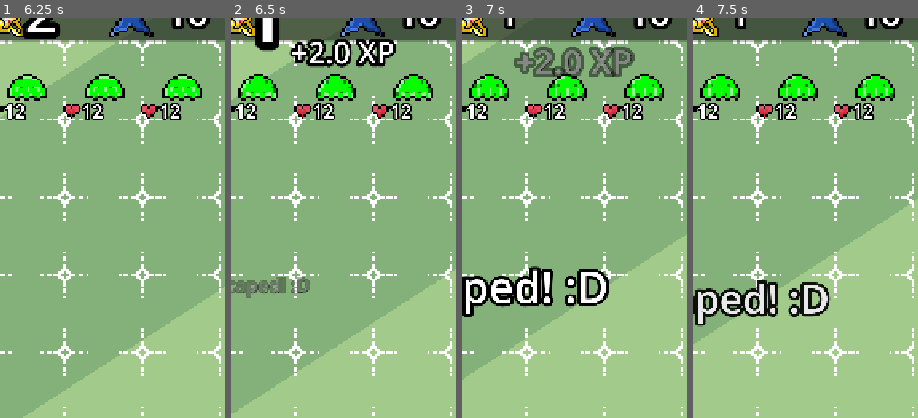
Above: before the commit, frames 1-4 (left to right).
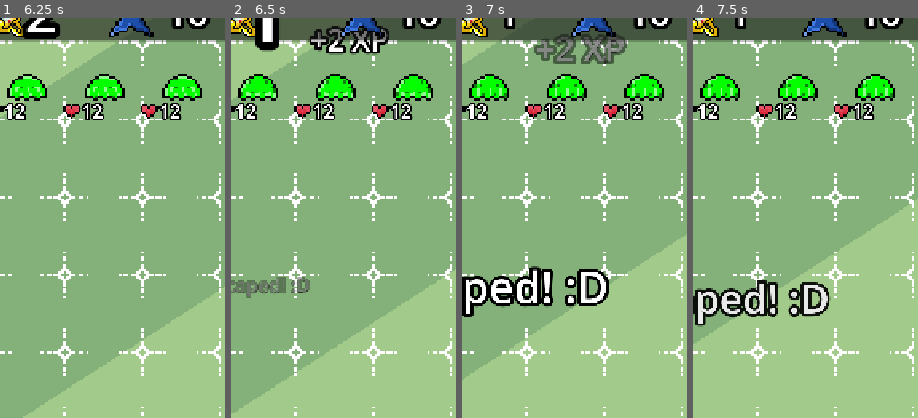
Above: after the commit, the same moments.

Repository: Nano95/project_RUNES
Game: Godot game, scene res://Scenes/Main.tscn
Same seed, same stepped clock (60 frames per second), same inputs: the game is played once before the commit and once after it.
Inputs (mouse positions are % of the whole screen's width and height, from its top left):
- Up to frame 1 (6.25 s): click "+" at 0.5 s; click "+" at 1.25 s; click "+" at 2 s; click "+" at 2.75 s; click (58, 59) at 3.5 s; click "Fight!" at 4.25 s; click "Let's go!" at 5 s; click "<-" at 5.75 s
- Up to frame 2 (6.5 s): no input
- Up to frame 3 (7 s): click (16, 23) at 6.5 s
- Up to frame 4 (7.5 s): click (33, 23) at 7.27 s
The pictures show only the part of the screen within x 44-94%, y 15-65%; the shares and areas given below are measured in that part.

Frame 1 is identical in both runs. In frame 2, 3.0% of the frame differs, in the area x 25-74%, y 2-13%; in frame 3, 3.6%, in the area x 23-77%, y 4-15%; in frame 4, nothing differs.

Commit message:
Floating label on heal and added electric runes and pattern

Diff:
--- a/Scripts/FloatingLabel.gd
+++ b/Scripts/FloatingLabel.gd
@@ -1,8 +1,11 @@
 extends Control
 
-func show_label(amount: float) -> void:
+func set_color(color:Color) -> void:
+	$Label.self_modulate = color
+
+func show_label(lbl_text:String, amount: float) -> void:
 	z_index = 10
-	$Label.text = "+" + str(amount) + " XP"
+	$Label.text = lbl_text
 
 	# Start small and slightly below the monster
 	var starting_position = global_position
@@ -16,7 +19,7 @@
 		.set_ease(Tween.EASE_OUT)
 
 	# --- FLOAT UP ---
-	tween.parallel().tween_property(self, "global_position", starting_position + Vector2(0.0, 20), 0.85)\
+	tween.parallel().tween_property(self, "global_position", starting_position + Vector2(0.0, amount), 0.85)\
 		.set_trans(Tween.TRANS_SINE)\
 		.set_ease(Tween.EASE_OUT)
 
--- a/Scripts/GameController.gd
+++ b/Scripts/GameController.gd
@@ -162,8 +162,8 @@
 	if (xp_gain > 0):
 		var xp_lbl = xp_label.instantiate()
 		my_grid.spawn_to_fx_container(xp_lbl)
-		xp_lbl.global_position = game_ui.mana_icon.global_position + Vector2(10, 100)
-		xp_lbl.show_label(xp_gain)
+		xp_lbl.global_position = game_ui.mana_icon.global_position + Vector2(20, 80)
+		xp_lbl.show_label("+" + str(xp_gain) + " XP", 20)
 		emit_signal("gained_exp", xp_gain)
 
 	if (no_focus and !escape_in_progress):
@@ -448,18 +448,20 @@
 	game_ui.update_rune_qty(selected_rune.name, new_qty)
 	advance_turn()
 
-
-func activate_instant_rune(pressed_rune:RuneData):
+# btn parameter is needed to know the position of where we will spawn a label
+func activate_instant_rune(pressed_rune:RuneData, btn:Button=null):
 	if (!game_is_active): return
 	if (!main.game_data.rune_inv.get(pressed_rune.name)): return
 	if (!focus_check(pressed_rune)): return
-
-	_apply_instant_rune(pressed_rune.pattern)
+	var lbl_pos:Vector2=Vector2.ZERO
+	if (btn):
+		lbl_pos = btn.global_position + btn.size/2
+	_apply_instant_rune(pressed_rune.pattern, lbl_pos)
 	var new_qty = main.game_data.remove_rune_from_inv(pressed_rune, 1)
 	game_ui.update_rune_qty(pressed_rune.name, new_qty)
 	advance_turn()
 
-func _apply_instant_rune(type: String):
+func _apply_instant_rune(type: String, lbl_position:Vector2):
 	var base_heal:int = 0
 	match type:
 		"light_heal":
@@ -473,6 +475,13 @@
 	print("Bonus: ", base_heal + bonus)
 	heal(base_heal + bonus)
 
+	if (lbl_position != Vector2.ZERO):
+		var heal_lbl = xp_label.instantiate()
+		game_ui.add_child(heal_lbl)
+		heal_lbl.global_position = lbl_position
+		heal_lbl.show_label("+" + str(base_heal + bonus), -100)
+		heal_lbl.set_color(Utils.PASTEL_GREEN)
+
 func damage_cell(r: int, c: int) -> void:
 	if !(my_grid.is_valid(r, c)): return
 
@@ -528,6 +537,29 @@
 		for dc in range(-1, 2):
 			damage_cell(r+dr, c+dc)
 
+func damage_electric_diamond(r: int, c: int) -> void:
+	var offsets = [
+		Vector2i(-2, 0),
+		Vector2i(-1, -1), Vector2i(-1, 1),
+		Vector2i(0, -2), Vector2i(0, 0), Vector2i(0, 2),
+		Vector2i(1, -1), Vector2i(1, 1),
+		Vector2i(2, 0)
+	]
+
+	for off in offsets:
+		damage_cell(r + off.x, c + off.y)
+
+func damage_electric_x(r: int, c: int) -> void:
+	var offsets = [
+		Vector2i(-1, -1), Vector2i(-1, 1),
+		Vector2i(0, 0),
+		Vector2i(1, -1), Vector2i(1, 1)
+	]
+
+	for off in offsets:
+		damage_cell(r + off.x, c + off.y)
+
+
 func get_element_multiplier(rune_element: String, monster) -> float:
 	if rune_element in monster.base.immunities:
 		return 0.0
--- a/Scripts/GameUI.gd
+++ b/Scripts/GameUI.gd
@@ -50,7 +50,7 @@
 			btn.pressed.connect(game_controller.change_selected_rune.bind(current_rune))
 		else:
 			# Healing runes
-			btn.pressed.connect(game_controller.activate_instant_rune.bind(current_rune))
+			btn.pressed.connect(game_controller.activate_instant_rune.bind(current_rune, btn))
 
 		rune_buttons[rune_name] = btn
 		rune_btns_container.add_child(btn)
--- a/Scripts/Resources/MonsterInstance.gd
+++ b/Scripts/Resources/MonsterInstance.gd
@@ -19,9 +19,11 @@
 	#}
 }
 var POISON:String = "earth"
+var STUN:String = "electric"
 var dmg_color:Dictionary = {
 	"arcane": "ff6969",
-	"earth": "bbff69"
+	"earth": "bbff69",
+	"electric": "ffde42"
 }
 var is_pending_death:bool=false
 
@@ -71,7 +73,7 @@
 
 	my_grid.spawn_to_fx_container(label)
 	label.global_position = %AnimatedSprite2D.global_position + Vector2(-5, 50)
-	label.show_label(base.exp_reward)
+	label.show_label("+" + str(base.exp_reward) + " XP", 20.0)
 
 func spawn_damage_label(amount: float, dmg_color_type:String="arcane", crit_hit:bool=false) -> void:
 	var label = damage_label.instantiate()
Binary file added: Sprites/Runes/ELECTRIC_CROSS_RUNE.png
Binary file added: Sprites/Runes/ELECTRIC_EXPLOSION_RUNE.png
Binary file added: Sprites/Runes/ELECTRIC_STRIKE_RUNE.png
